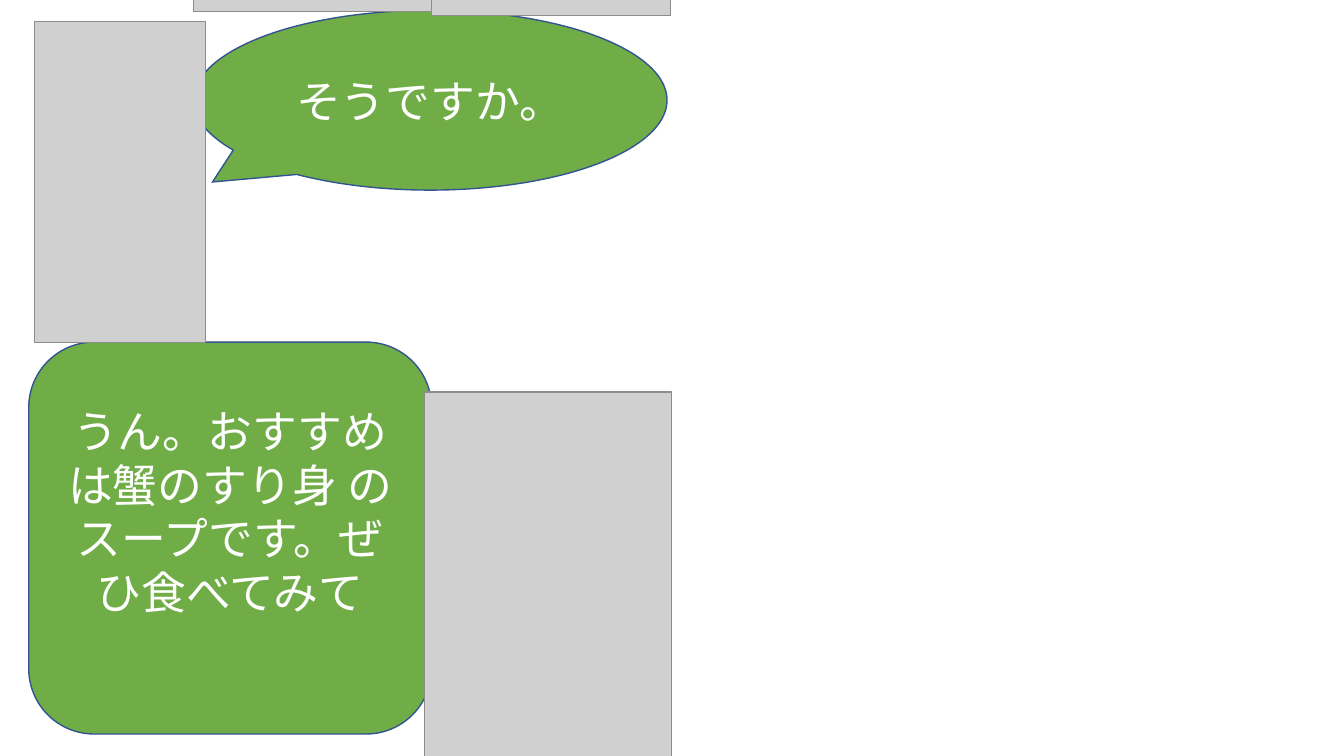
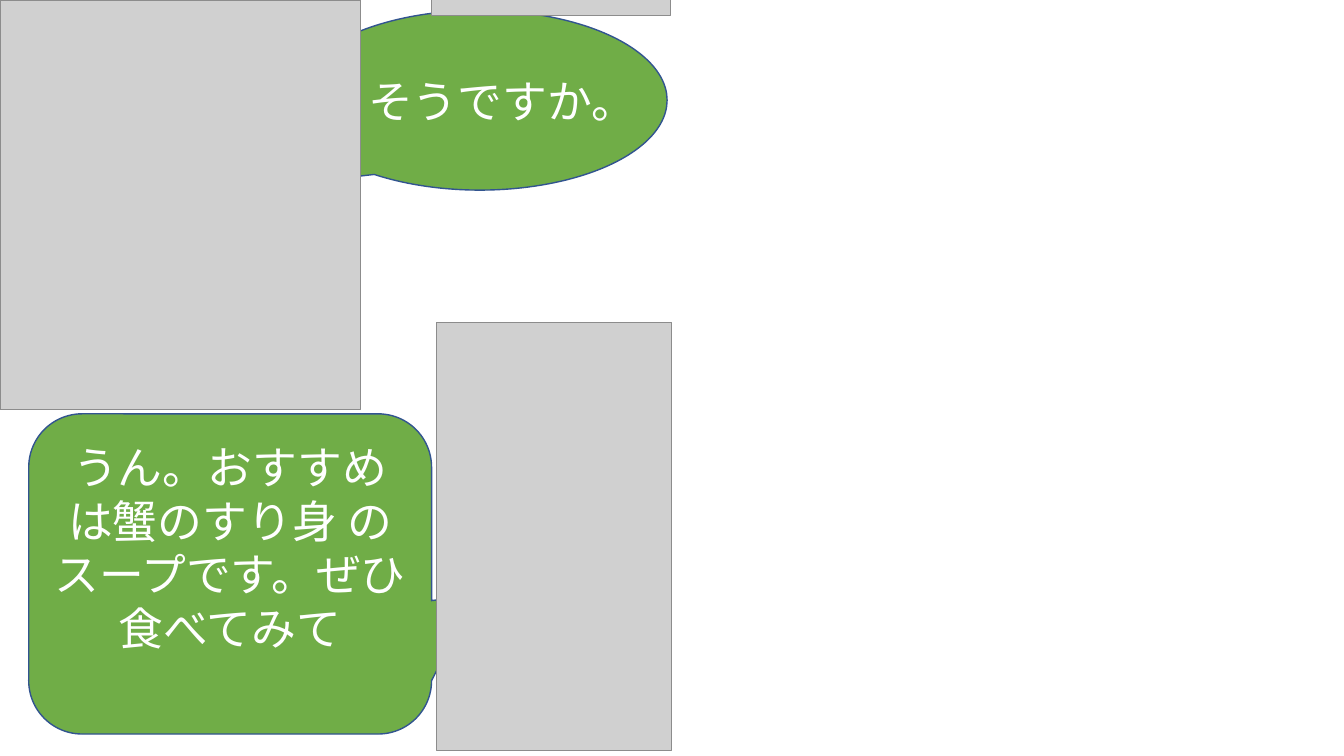
Before and after one commit to phuchung97/phuchung97.github.io, a slide deck: slide 5 of design/story.pptx. Drawn at 1344x756 pixels with LibreOffice and Linux fonts; fonts in the diff are those of the drawing; grey boxes stand for pictures; background and template pictures are left out. Boxes give left, top, right and bottom in pixels: in the first picture for what was removed or moved away, otherwise in the second. Text is boxed around its words. In the diff, an @@ line names an element or a change of style, - is before the commit and + after.

```diff
--- a/design/story.pptx
+++ b/design/story.pptx
@@ picture: place and size @@
-picture at box(194, 0, 497, 11)
+picture at box(0, 0, 361, 410)
@@ speech bubble "そうですか。": place and size @@
-speech bubble "そうですか。" at box(194, 10, 667, 190)
+speech bubble "そうですか。" at box(292, 10, 667, 190)
@@ picture: place and size @@
-picture at box(34, 22, 206, 343)
+picture at box(437, 323, 671, 751)
@@ rounded speech box "うん。おすすめは蟹のすり身 のスープです。ぜひ食べてみて": place and size @@
-rounded speech box "うん。おすすめは蟹のすり身 のスープです。ぜひ食べてみて" at box(28, 342, 432, 734)
+rounded speech box "うん。おすすめは蟹のすり身 のスープです。ぜひ食べてみて" at box(28, 414, 432, 735)
@@ picture removed at box(424, 392, 671, 756) @@
```
Also in this commit, not shown: 10 other slides changed, 42 other files.
